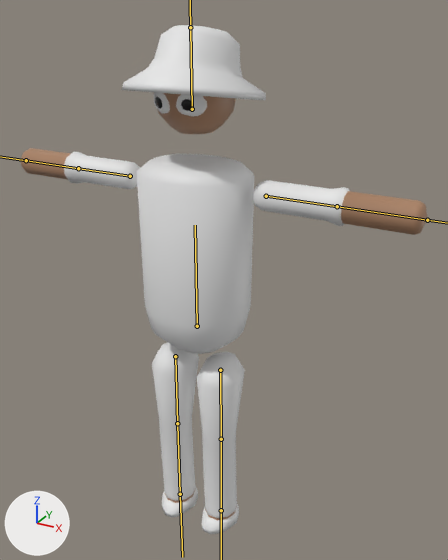
An edit to the FBX model Assets/Playermodel/New Playermodel/Player.fbx, drawn before and after from the same camera.
The view is the same before and after, from a camera (50 mm lens) standing at (1.61, -2.62, 1.07) and looking at (0.1, 0.13, -0.3). The axes (+X, +Y, +Z) are drawn at lower left. The lights are the same throughout. The bones that bend it are drawn over the model as lines.

Objects in the first picture: 'PLayer'.
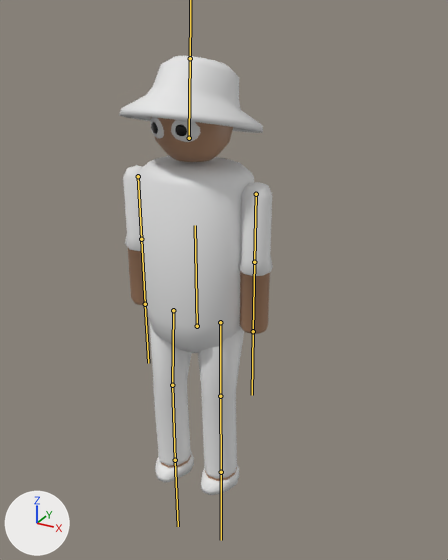
The newer file adds an action. The first version stands in its rest pose; the second is drawn at frame 30 of the action 'Playdermodel|Idle Animation'.

Changed parts and their boxes (x1, y1, x2, y2) in the pictures (448 x 560 px):
'PLayer', posed (62% narrower, 14% shorter)
    before: (21, 25, 428, 534)
    after: (119, 56, 273, 495)
bone 'Bone', root to tip
    before: (266, 196) to (337, 206)
    after: (256, 194) to (254, 262)
bone 'Bone.002', root to tip
    before: (220, 370) to (221, 439)
    after: (220, 322) to (220, 396)
bone 'Bone.004', root to tip
    before: (130, 176) to (78, 168)
    after: (138, 176) to (141, 239)
bone 'Bone.006', root to tip
    before: (175, 356) to (177, 423)
    after: (173, 310) to (172, 385)
bone 'Bone.007', root to tip
    before: (177, 423) to (180, 494)
    after: (172, 385) to (175, 460)
bone 'Bone.009', root to tip
    before: (192, 109) to (190, 27)
    after: (189, 138) to (190, 58)

The change in detail:
Bone 'Bone' (bone_bone) moves from (0.0, 0.0, 0.0) to (-0.02, -0.12, 0.0).
Bone 'Bone' (bone_bone) turns from (0, 0, 0) to (0, 0, -90) degrees about its own x, y and z.
Bone 'Bone.002' (bone_bone_002) moves from (0.0, 0.0, 0.0) to (0.0, -0.74, 0.0).
Bone 'Bone.004' (bone_bone_004) moves from (0.0, 0.0, 0.0) to (0.01, -0.12, -0.01).
Bone 'Bone.004' (bone_bone_004) turns from (0, 0, 0) to (56, -30, 54) degrees about its own x, y and z.
Bone 'Bone.006' (bone_bone_006) moves from (0.0, 0.0, 0.0) to (0.0, -0.74, 0.0).
Bone 'Bone.006' (bone_bone_006) turns from (0, 0, 0) to (5, 5, 0) degrees about its own x, y and z.
Bone 'Bone.007' (bone_bone_007) turns from (0, 0, 0) to (-5, 0, 0) degrees about its own x, y and z.
Bone 'Bone.009' (bone_bone_009) moves from (0.0, 0.0, 0.0) to (0.0, -0.32, 0.09).
Bone 'Bone.009' (bone_bone_009) turns from (0, 0, 0) to (-5, -5, 1) degrees about its own x, y and z.
